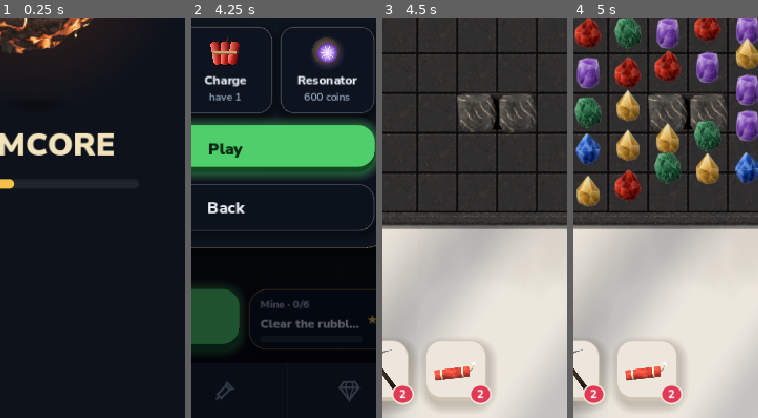
Above: before the commit, frames 1-4 (left to right).
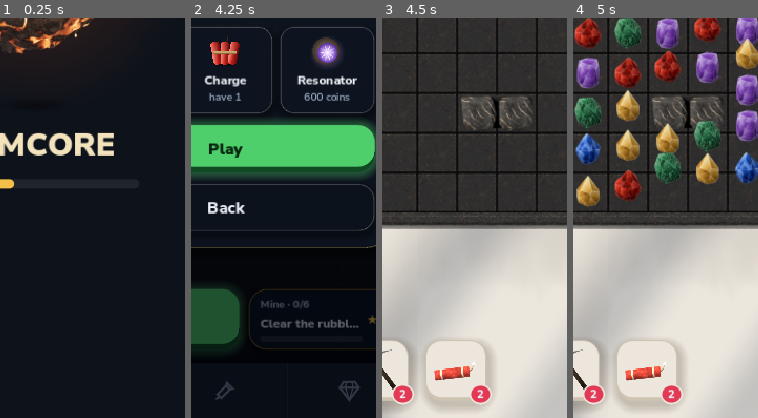
Above: after the commit, the same moments.

Repository: Konsulix/samocvet-rudnik
Game: Godot game, scene res://scenes/main.tscn
Two runs of this game, one before a commit and one after it. Both use one fixed random seed, a clock stepped at 60 frames per second and the inputs below.
Inputs (mouse positions are % of the whole screen's width and height, from its top left):
- Up to frame 1 (0.25 s): no input
- Up to frame 2 (4.25 s): move the mouse to (72, 45) at 0.52 s; click (72, 45) at 0.67 s; drag from (30, 55) to (45, 70) at 1.27 s; click "♪" at 2 s; click "×" at 2.75 s; click (28, 88) at 3.5 s
- Up to frame 3 (4.5 s): click "Play" at 4.25 s
- Up to frame 4 (5 s): no input
The pictures show only the part of the screen within x 41-91%, y 50-100%; the shares and areas given below are measured in that part.

Frames 1-2 are identical in both runs. In frame 3, 1.0% of the frame differs, in the area x 40-84%, y 18-29%; in frame 4, 0.9%.

Commit message:
Большие блоки на 10% меньше: вокруг видна сетка поля
Co-Authored-By: Claude Opus 5.5 <noreply@anthropic.com>

Diff:
--- a/godot/scripts/game/board_view.gd
+++ b/godot/scripts/game/board_view.gd
@@ -23,6 +23,7 @@
 var find_hit_at := -10.0
 var find_done_at := -10.0
 var _zone_tex := {}
+const ZONE_SCALE := 0.9
 var geo_hit_at := {}
 var _down := {}
 
@@ -305,7 +306,8 @@
 	var shake := sin(since_hit * 55.0) * TS * 0.06 if since_hit < 0.22 else 0.0
 	var a := 1.0
 	if kind == "find" and b.get("done", false): a = clampf(1.0 - (now - find_done_at) / 0.6, 0.0, 1.0)
-	var size := Vector2(w + 0.24, h + 0.24) * TS
+	# a little smaller than its cells, so the board's grid shows round it, as round the gems
+	var size := Vector2(w + 0.24, h + 0.24) * TS * ZONE_SCALE
 	var ctr := Vector2(PAD + (b.c + w * 0.5) * TS + shake, PAD + (b.r + h * 0.5) * TS)
 	ci.draw_texture_rect(_zone_tex[path], Rect2(ctr - size * 0.5, size), false, Color(1, 1, 1, a))
 
